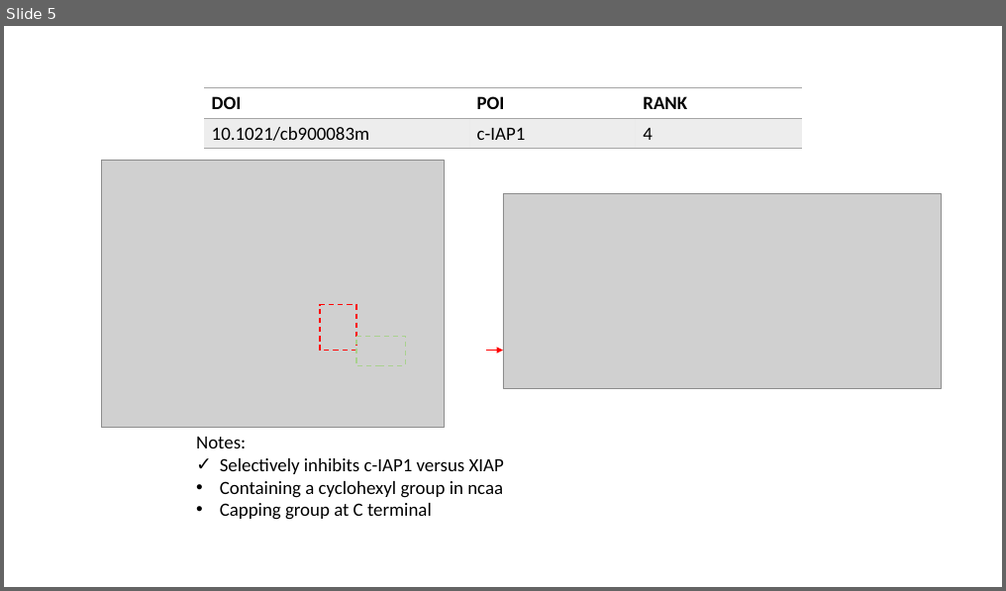
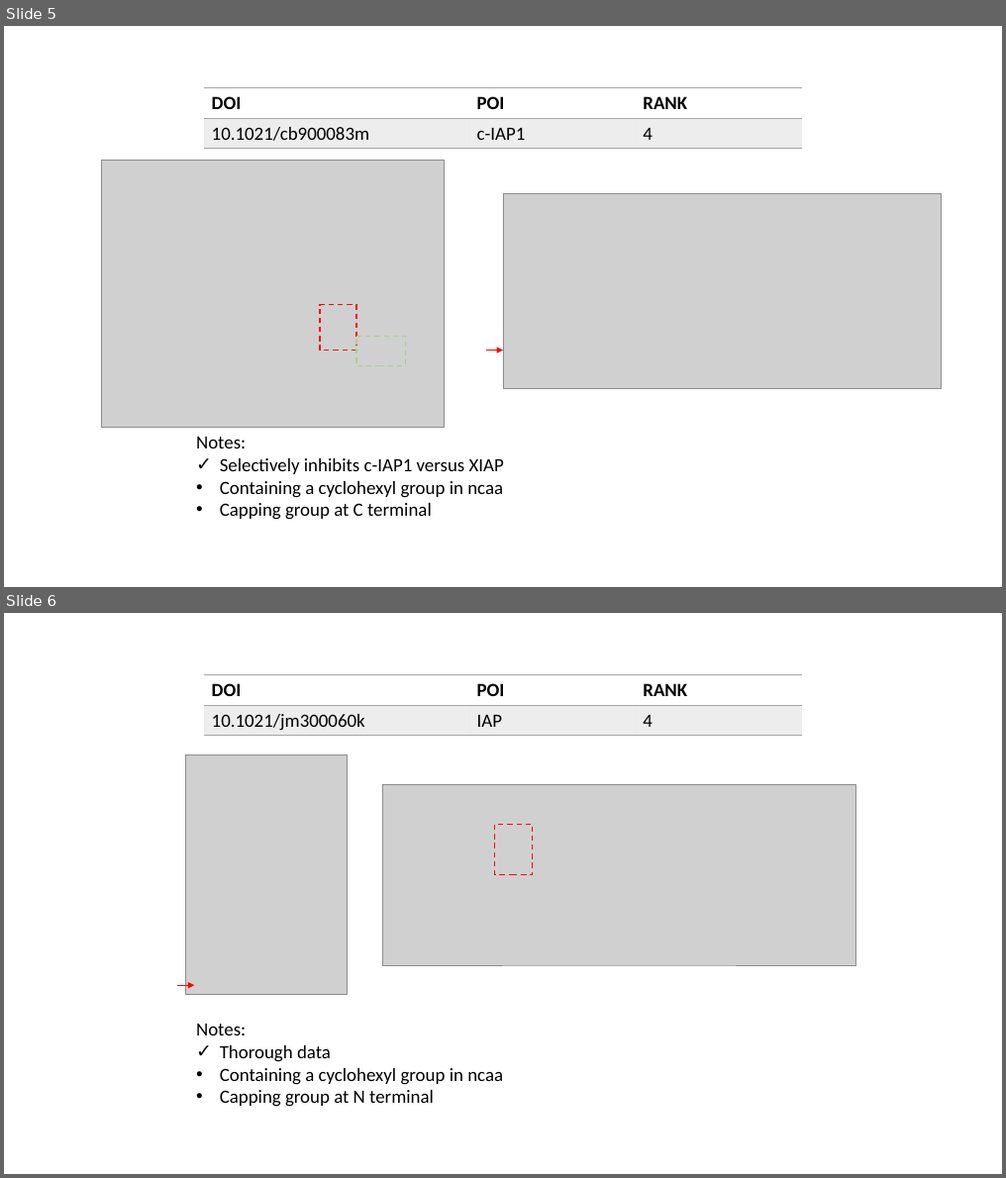
Before and after one commit to phonez/grad_project, a slide deck: benchmark/benchmark.pptx. Shown one above the other, each under a label of ours: slide 5 before the commit, slides 5 and 6 after it. The pictures are 1006x591 and 1006x1178 pixels, drawn with LibreOffice and Linux fonts; fonts in the diff are those of the drawing; grey boxes stand for pictures. Boxes give left, top, right and bottom in pixels: in the first picture for what was removed or moved away, otherwise in the second. Text is boxed around its words. In the diff, an @@ line names an element or a change of style, - is before the commit and + after.

```diff
--- a/benchmark/benchmark.pptx
+++ b/benchmark/benchmark.pptx
@@ slide 6 added at (4,613,1002,1174), background #FFFFFF @@
@@ table added at (204,675,801,736), 2 rows, 3 columns @@
+DOI | POI | RANK
+10.1021/jm300060k | IAP | 4
@@ picture added at (186,756,347,995) @@
@@ picture added at (382,784,856,965) @@
@@ rectangle added at (495,825,533,875), outline #FF0000 1.25 pt dashed @@
@@ arrow added from (177, 986) to (194, 986), #FF0000 0.5 pt @@
@@ text added at (196,1024,503,1107), 18 pt, text #000000 @@
+Notes:
+✓ Thorough data
+• Containing a cyclohexyl group in ncaa
+• Capping group at N terminal
```
Also in this commit, not shown: 2 other slides added, 2 other files.
